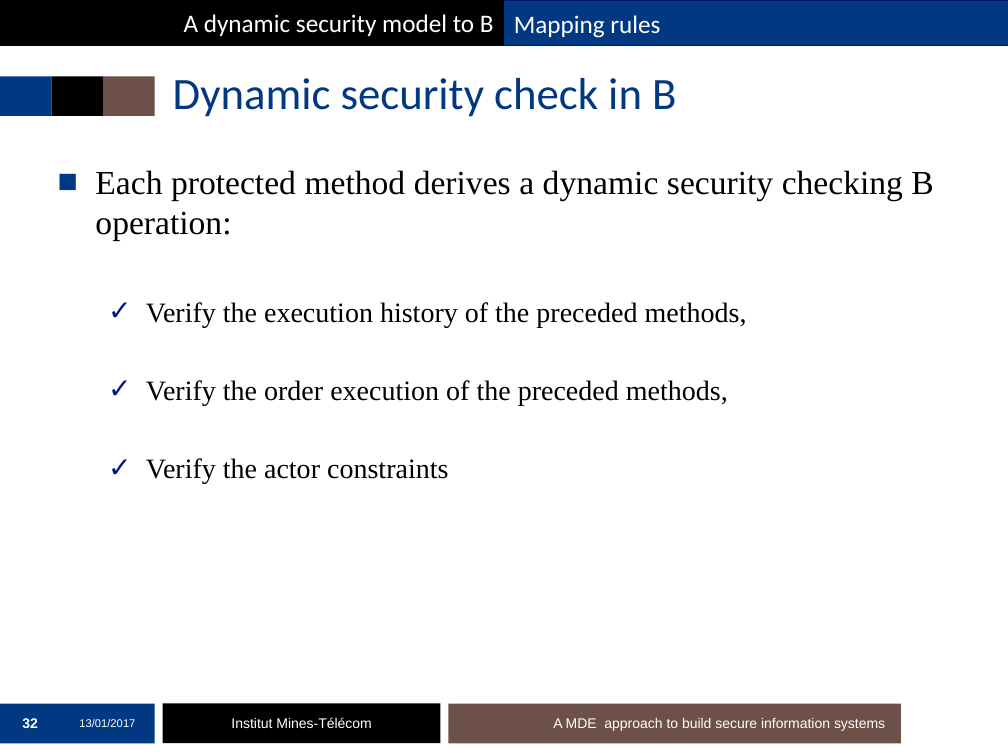
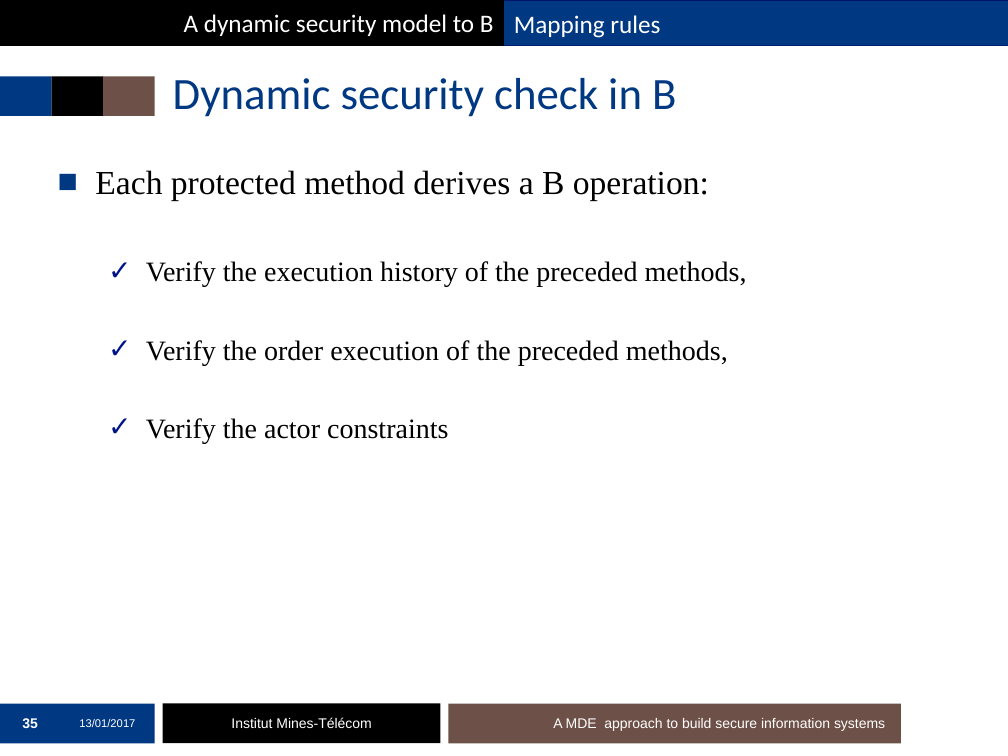
Before and after one commit to mai-ng/phdDefense, a slide deck: slide 35 of slides/presentation-defense.pptx (slide 32 before the commit). Drawn at 1008x756 pixels with LibreOffice and Linux fonts; fonts in the diff are those of the drawing; background and template pictures are left out. Boxes give left, top, right and bottom in pixels: in the first picture for what was removed or moved away, otherwise in the second. Text is boxed around its words. In the diff, an @@ line names an element or a change of style, - is before the commit and + after.

```diff
--- a/slides/presentation-defense.pptx
+++ b/slides/presentation-defense.pptx
@@ text at (95,170,709,200): text changed @@
-■ Each protected method derives a dynamic security checking B operation:
+■ Each protected method derives a B operation:
@@ page number at (22,718,38,728): text changed @@
-32
+35
```
Also in this commit, not shown: 26 other slides changed, 3 slides added.
